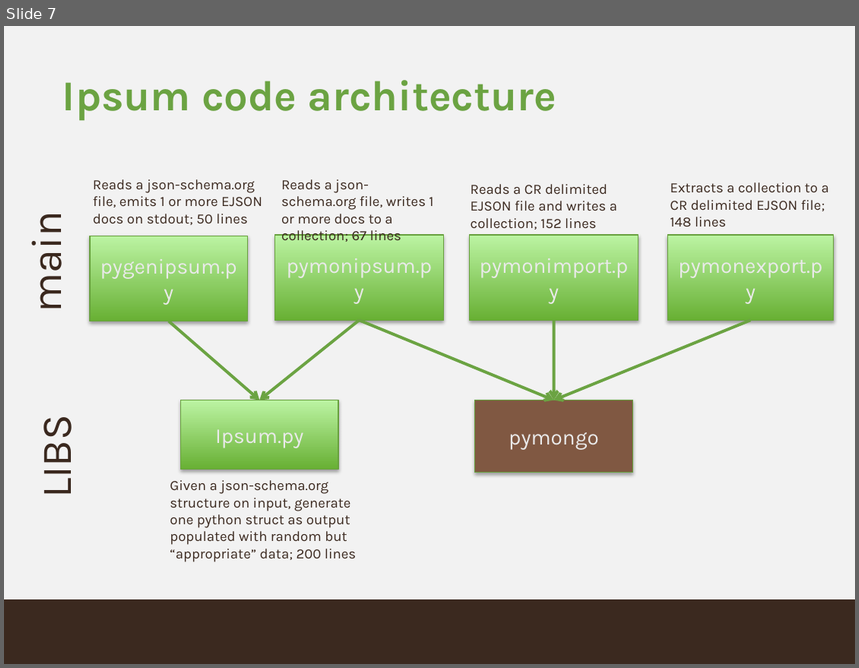
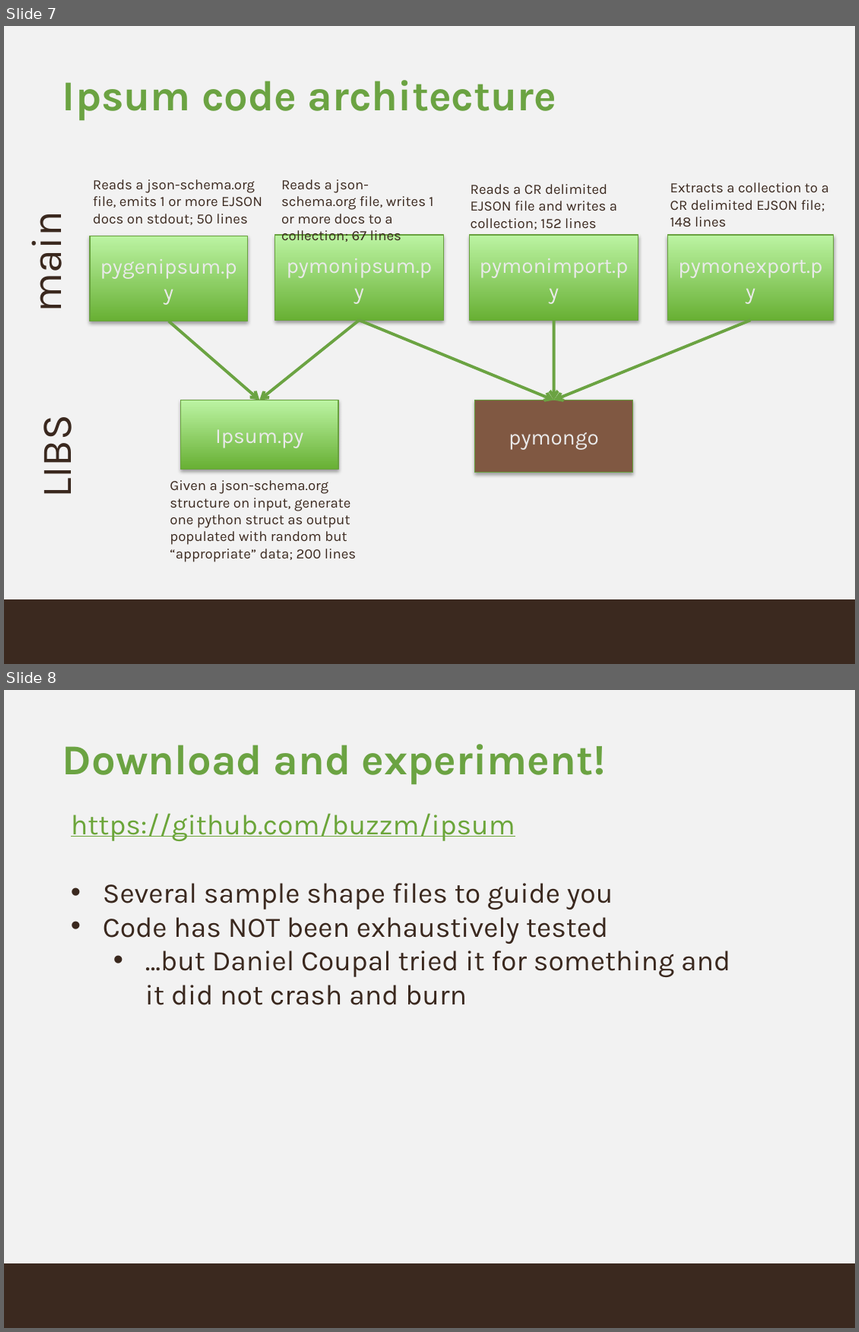
Before and after one commit to buzzm/ipsum, a slide deck: ipsum.pptx. Shown one above the other, each under a label of ours: slide 7 before the commit, slides 7 and 8 after it. The pictures are 859x668 and 859x1332 pixels, drawn with LibreOffice and Linux fonts; fonts in the diff are those of the drawing; background and template pictures are left out. Boxes give left, top, right and bottom in pixels: in the first picture for what was removed or moved away, otherwise in the second. Text is boxed around its words. In the diff, an @@ line names an element or a change of style, - is before the commit and + after.

```diff
--- a/ipsum.pptx
+++ b/ipsum.pptx
@@ slide 8 added at [4,690,855,1328], background #F2F2F2; not listed: 1 template element that a slide beside it also shows @@
@@ title added at [63,744,606,785], 36 pt, text #6BA342, bold @@
+Download and experiment!
@@ text added at [71,813,731,1005], 24 pt, text #3A281E @@
+https://github.com/buzzm/ipsum
+• Several sample shape files to guide you
+• Code has NOT been exhaustively tested
+  • …but Daniel Coupal tried it for something and it did not crash and burn
```
Also in this commit, not shown: 4 slides changed, 7 other files.
